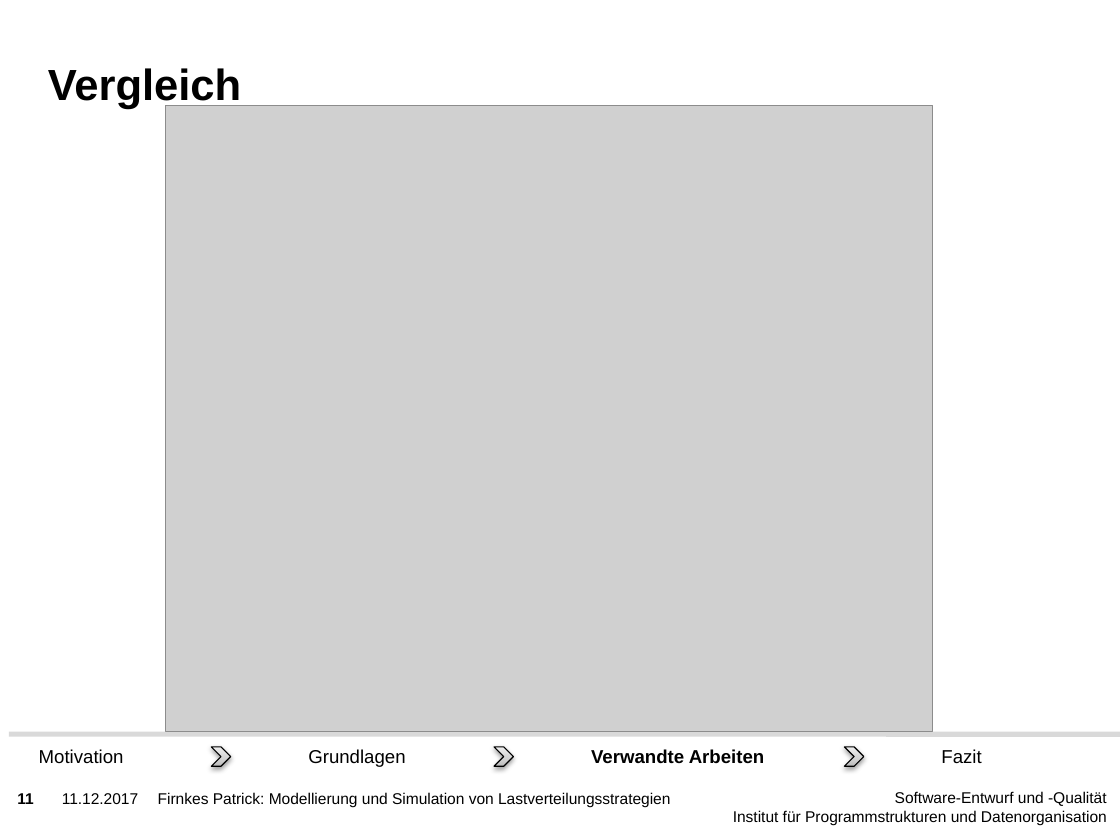
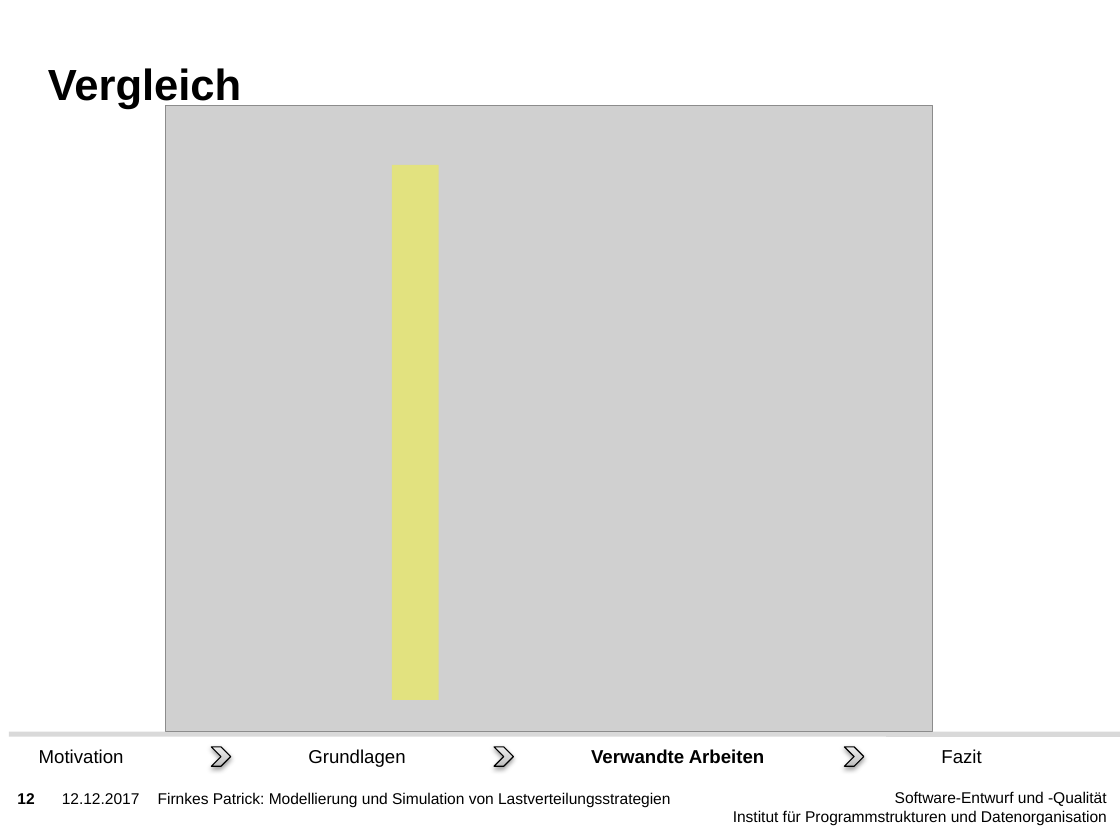
Before and after one commit to PatFirn/wlcg-loadbalancing, a slide deck: slide 12 of presentations/state-of-the-art.pptx (slide 11 before the commit). Drawn at 1120x840 pixels with LibreOffice and Linux fonts; fonts in the diff are those of the drawing; grey boxes stand for pictures; background and template pictures are left out. Boxes give left, top, right and bottom in pixels: in the first picture for what was removed or moved away, otherwise in the second. Text is boxed around its words. In the diff, an @@ line names an element or a change of style, - is before the commit and + after.

```diff
--- a/presentations/state-of-the-art.pptx
+++ b/presentations/state-of-the-art.pptx
@@ rectangle added at [392, 165, 439, 700], fill #FFFF00 at 39% opacity @@
@@ page number at [17, 793, 34, 804]: text changed @@
-11
+12
@@ text at [62, 793, 140, 804]: text changed @@
-11.12.2017
+12.12.2017
```
Also in this commit, not shown: 17 other slides changed, 5 slides added, 2 other files.
